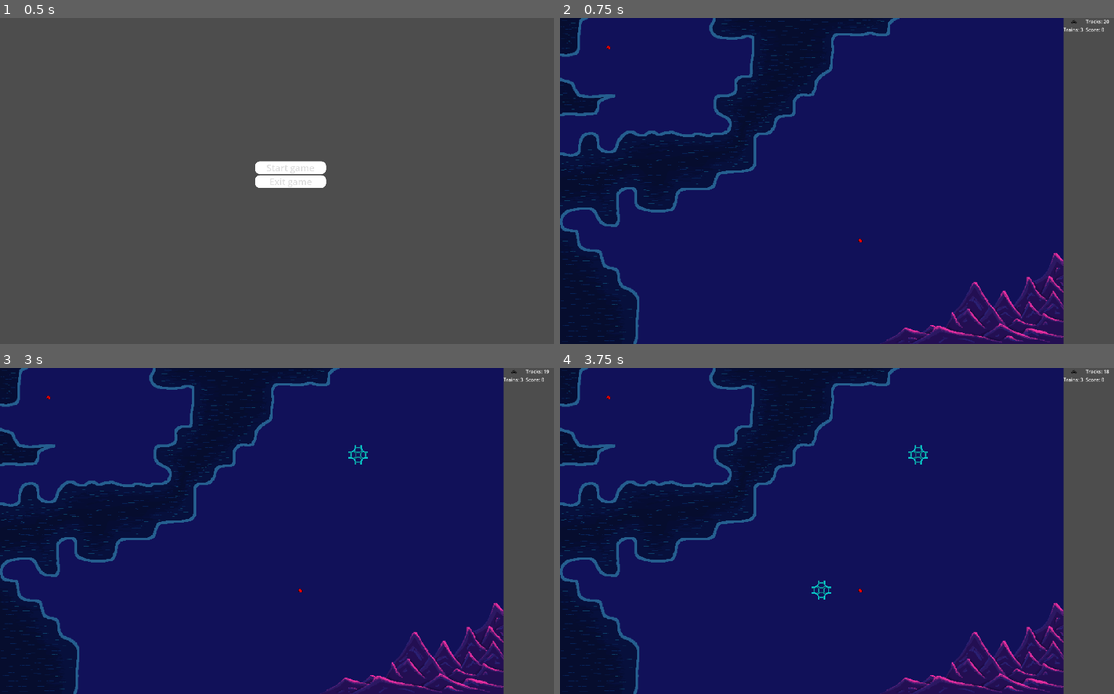
Above: before the commit, frames 1-4 (two rows, left to right).
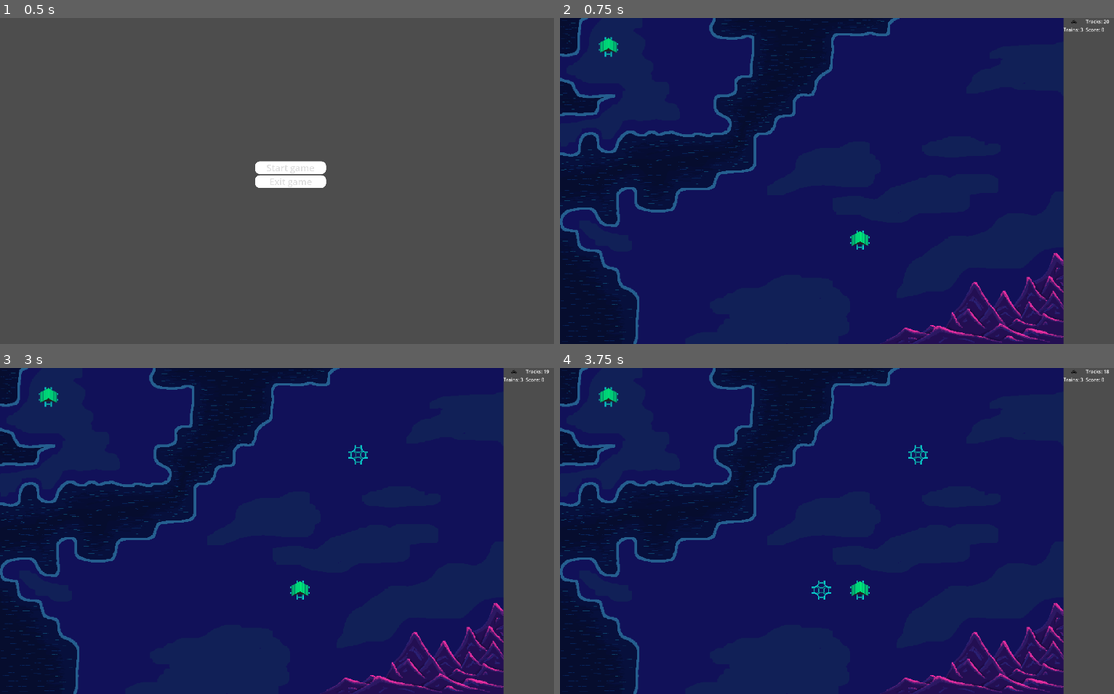
Above: after the commit, the same moments.

Repository: adrians127/euro-train
Game: Godot game, scene res://scenes/Mainmenu.tscn
The game is run twice, just before and just after one commit, with the same random seed, the same clock (stepped at 60 frames per second) and the same inputs.
Inputs (mouse positions are in pixels of both pictures, inside the frame that each line leads up to):
- Up to frame 1 (0.5 s): no input
- Up to frame 2 (0.75 s): click "Start game" at 0.5 s
- Up to frame 3 (3 s): tap Enter at 1.25, 2.75 s; move the mouse to (49, 397) at 1.27 s; click (49, 397) at 1.42 s; tap Space at 2 s; move the mouse to (299, 589) at 2.02 s; click (299, 589) at 2.17 s; move the mouse to (349, 459) at 2.77 s; click (349, 459) at 2.92 s
- Up to frame 4 (3.75 s): tap Space at 3.5 s; move the mouse to (820, 596) at 3.52 s; click (820, 596) at 3.67 s

Frame 1 is identical in both runs. In frame 2, 0.3% of the frame differs, in the area x 6-56%, y 5-72%; in frame 3, 0.3%; in frame 4, 0.3%.

Commit message:
new stations

Diff:
--- a/scenes/Main.tscn
+++ b/scenes/Main.tscn
@@ -1,13 +1,19 @@
-[gd_scene load_steps=14 format=3 uid="uid://co3l11lbmy5fb"]
+[gd_scene load_steps=16 format=3 uid="uid://co3l11lbmy5fb"]
 
 [ext_resource type="Script" uid="uid://cm4dx7dtmkdk6" path="res://scripts/Main.gd" id="1_elqb8"]
 [ext_resource type="Texture2D" uid="uid://bc5a3tytoyp1d" path="res://assets/Rail64x64_nobackground.png" id="2_nxtc6"]
+[ext_resource type="Texture2D" uid="uid://cxuuk3dc4mphd" path="res://assets/Stationbest.png" id="2_q8u5g"]
 [ext_resource type="Script" uid="uid://brpqep5x5qglu" path="res://scripts/TileMapLayer.gd" id="3_0bbpv"]
 [ext_resource type="Texture2D" uid="uid://cprxj2eau15nb" path="res://assets/house1.png" id="4_c01mt"]
 [ext_resource type="Texture2D" uid="uid://cklt7sb7wl8kb" path="res://assets/Rail64x64.png" id="5_jlsqs"]
 [ext_resource type="Texture2D" uid="uid://bus73bsk8gsl4" path="res://assets/background-europe.png" id="6_jlsqs"]
 [ext_resource type="Texture2D" uid="uid://br74ottxli04j" path="res://assets/test32.png" id="6_nxtc6"]
 [ext_resource type="Texture2D" uid="uid://c42hnc1exwbh4" path="res://assets/railui.png" id="7_nxtc6"]
+
+[sub_resource type="TileSetAtlasSource" id="TileSetAtlasSource_bjd11"]
+texture = ExtResource("2_q8u5g")
+texture_region_size = Vector2i(64, 64)
+0:0/0 = 0
 
 [sub_resource type="TileSetAtlasSource" id="TileSetAtlasSource_jlsqs"]
 texture = ExtResource("2_nxtc6")
@@ -35,6 +41,7 @@
 sources/5 = SubResource("TileSetAtlasSource_lhr70")
 sources/1 = SubResource("TileSetAtlasSource_jlsqs")
 sources/9 = SubResource("TileSetAtlasSource_wp0k4")
+sources/0 = SubResource("TileSetAtlasSource_bjd11")
 
 [node name="Node2D" type="Node2D"]
 script = ExtResource("1_elqb8")
--- a/scenes/Station.tscn
+++ b/scenes/Station.tscn
@@ -1,16 +1,12 @@
-[gd_scene load_steps=4 format=3 uid="uid://bnhxlnm3clq4e"]
+[gd_scene load_steps=3 format=3 uid="uid://bnhxlnm3clq4e"]
 
 [ext_resource type="Script" uid="uid://bds5y5nye2uwu" path="res://scripts/Station.gd" id="1_wy22o"]
-[ext_resource type="Texture2D" uid="uid://cprxj2eau15nb" path="res://assets/house1.png" id="2_wy22o"]
 
 [sub_resource type="RectangleShape2D" id="RectangleShape2D_csis4"]
 size = Vector2(16, 16)
 
 [node name="Area2D" type="Area2D"]
 script = ExtResource("1_wy22o")
-
-[node name="Sprite2D" type="Sprite2D" parent="."]
-texture = ExtResource("2_wy22o")
 
 [node name="CollisionShape2D" type="CollisionShape2D" parent="."]
 shape = SubResource("RectangleShape2D_csis4")
--- a/scenes/Train.tscn
+++ b/scenes/Train.tscn
@@ -4,6 +4,7 @@
 [ext_resource type="Script" uid="uid://1mkfljmwpba1" path="res://scripts/Train.gd" id="2_426cx"]
 
 [node name="Node2D" type="Node2D"]
+z_index = -4
 script = ExtResource("2_426cx")
 
 [node name="Sprite2D" type="Sprite2D" parent="."]
--- a/scripts/TileMapLayer.gd
+++ b/scripts/TileMapLayer.gd
@@ -4,7 +4,7 @@
 const BACKGROUND_TILE_ID := -1
 const BACKGROUND_UNUSABLE_ID := -1
 const RAIL_TILE_ID := 9
-const STATION_TILE_ID := 2
+const STATION_TILE_ID := 0
 
 const WATER_CELLS : Array[Vector2i] = [
 	Vector2i(0,0), Vector2i( 8,0), Vector2i( 9,0), Vector2i(10,0), Vector2i(11,0),
Binary file added: assets/Stationbest.png
Not shown, changed: assets/Stationbest.png.import
Binary file changed: assets/background-europe.png
